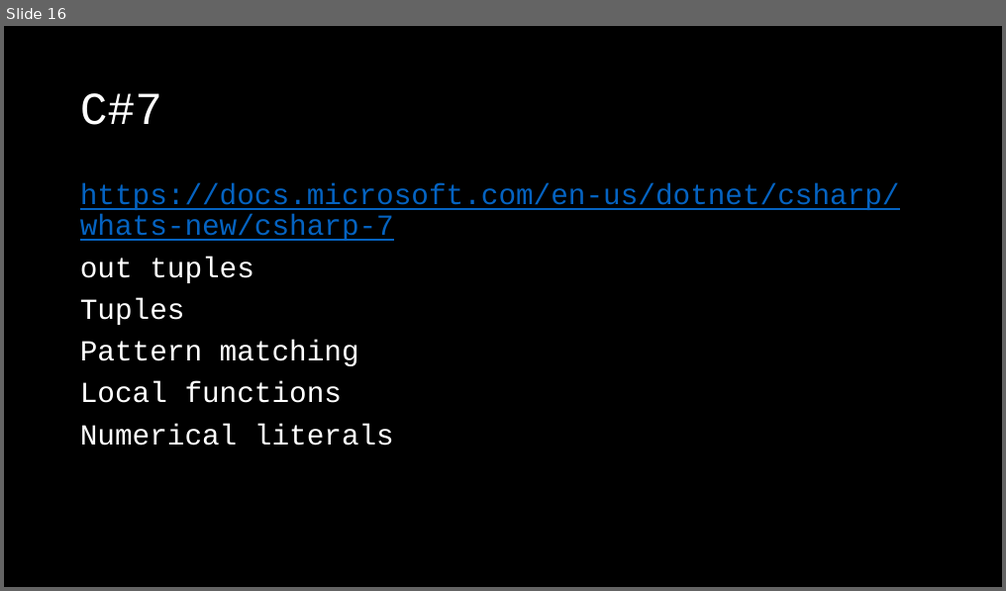
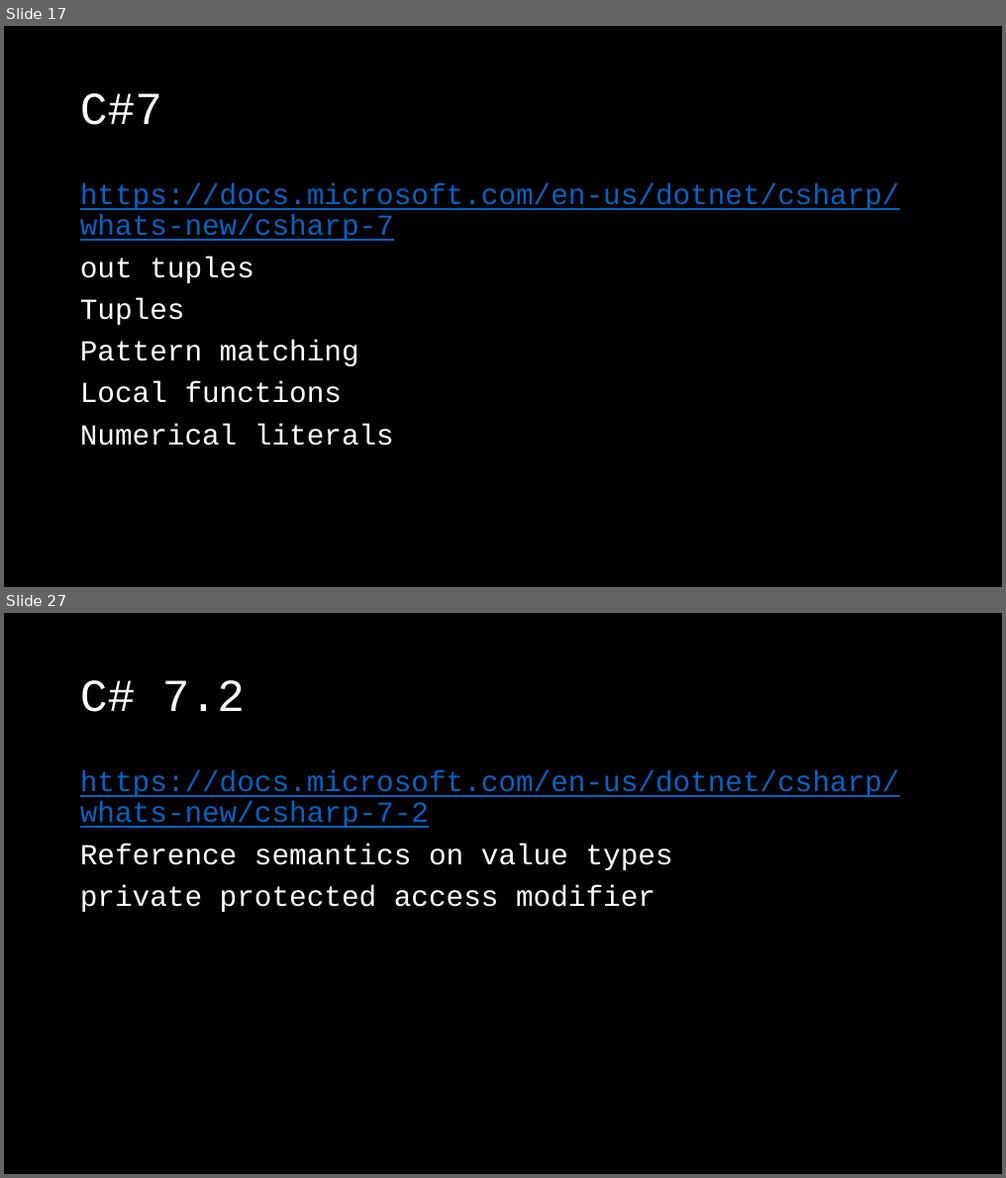
Before and after one commit to KlausLinzner/CSTrainings, a slide deck: WhatsNew.pptx. Shown one above the other, each under a label of ours: slide 16 before the commit, slides 17 and 27 after it; the slides between them are not shown. The pictures are 1006x591 and 1006x1178 pixels, drawn with LibreOffice and Linux fonts; fonts in the diff are those of the drawing; background and template pictures are left out. Boxes give left, top, right and bottom in pixels: in the first picture for what was removed or moved away, otherwise in the second. Text is boxed around its words. In the diff, an @@ line names an element or a change of style, - is before the commit and + after.

```diff
--- a/WhatsNew.pptx
+++ b/WhatsNew.pptx
@@ slide 27 added at [4, 613, 1002, 1174], background picture (left out) @@
@@ title added at [80, 680, 245, 712], 44 pt, text #FFFFFF @@
+C# 7.2
@@ text added at [80, 770, 900, 912], 28 pt, text #0563C1, underline @@
+https://docs.microsoft.com/en-us/dotnet/csharp/whats-new/csharp-7-2
+Reference semantics on value types
+private protected access modifier
@@ what was slide 16 is now slide 17 @@
```
Also in this commit, not shown: 10 other slides added, 2 other files.
